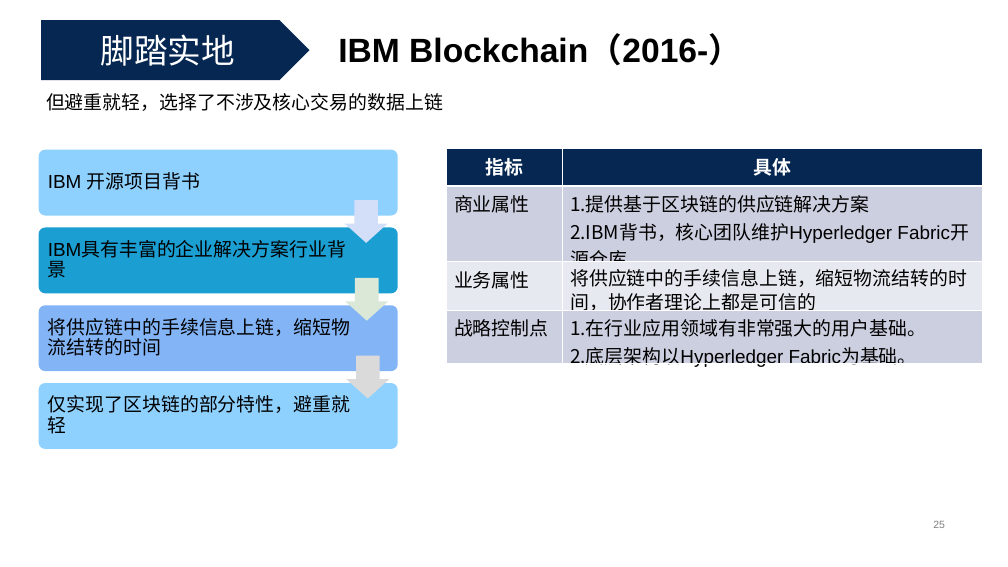
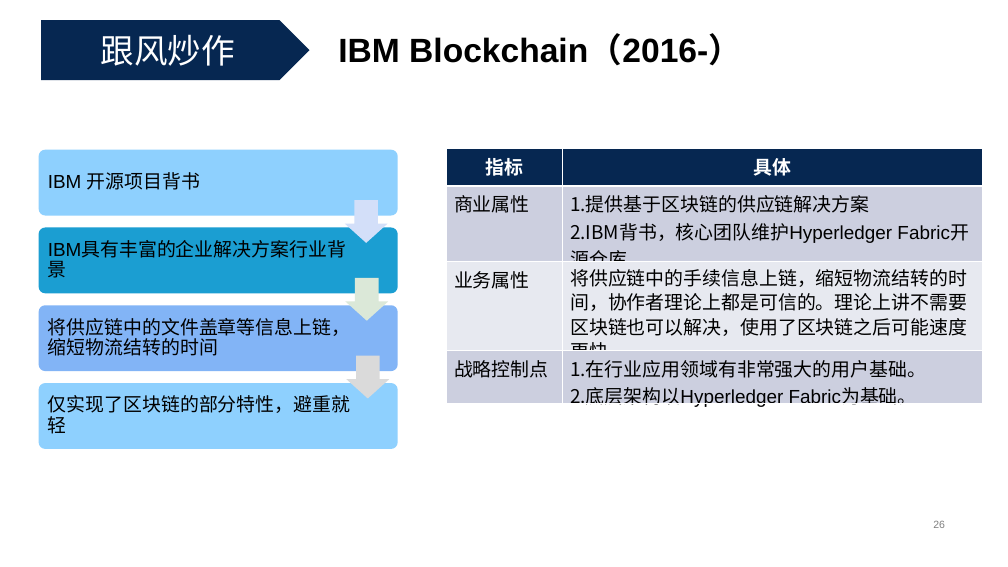
Before and after one commit to livingworld/IA004_blockchain, a slide deck: slide 26 of delivery/区块链投资防骗指南 v1.0.pptx (slide 25 before the commit). Drawn at 1008x567 pixels with LibreOffice and Linux fonts; fonts in the diff are those of the drawing. Boxes give left, top, right and bottom in pixels: in the first picture for what was removed or moved away, otherwise in the second. Text is boxed around its words. In the diff, an @@ line names an element or a change of style, - is before the commit and + after.

```diff
--- a/delivery/区块链投资防骗指南 v1.0.pptx
+++ b/delivery/区块链投资防骗指南 v1.0.pptx
@@ text in pentagon arrow at (101,34,235,66): text changed @@
-脚踏实地
+跟风炒作
@@ text removed at (46,93,443,111) @@
-但避重就轻，选择了不涉及核心交易的数据上链
@@ table at (447,149,983,413) @@
-row 3, column 2: 将供应链中的手续信息上链，缩短物流结转的时间，协作者理论上都是可信的
+row 3, column 2: 将供应链中的手续信息上链，缩短物流结转的时间，协作者理论上都是可信的。理论上讲不需要区块链也可以解决，使用了区块链之后可能速度更快。
@@ text in freeform shape at (48,318,350,356): text changed @@
-将供应链中的手续信息上链，缩短物流结转的时间
+将供应链中的文件盖章等信息上链，缩短物流结转的时间
```
Also in this commit, not shown: 4 other slides changed, 1 slide added, 2 other files.
